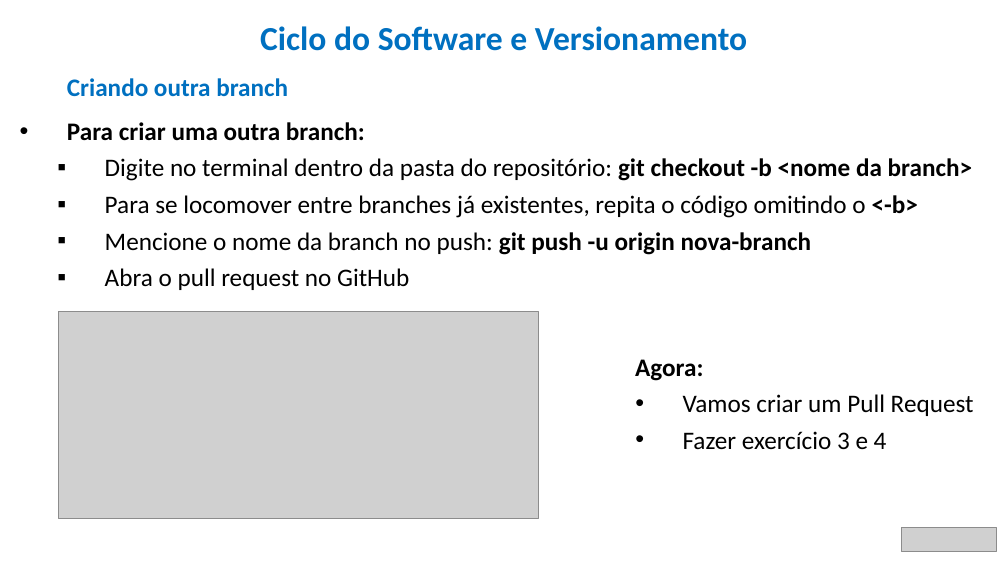
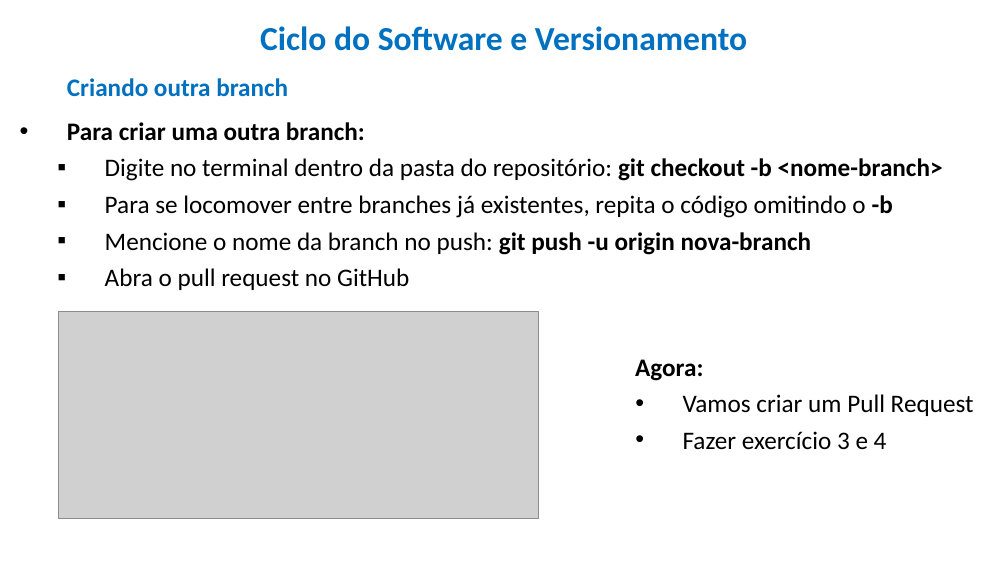
Before and after one commit to HenriqueDelegrego/ciclo-do-software-e-versionamento, a slide deck: slide 23 of 1) Ciclo do Software e Versionamento.pptx. Drawn at 1008x567 pixels with LibreOffice and Linux fonts; fonts in the diff are those of the drawing; grey boxes stand for pictures. Boxes give left, top, right and bottom in pixels: in the first picture for what was removed or moved away, otherwise in the second. Text is boxed around its words. In the diff, an @@ line names an element or a change of style, - is before the commit and + after.

```diff
--- a/1) Ciclo do Software e Versionamento.pptx
+++ b/1) Ciclo do Software e Versionamento.pptx
@@ text at (105,158,943,218): text changed @@
-    ▪ Digite no terminal dentro da pasta do repositório: git checkout -b <nome da branch>
-    ▪ Para se locomover entre branches já existentes, repita o código omitindo o <-b>
+    ▪ Digite no terminal dentro da pasta do repositório: git checkout -b <nome-branch>
+    ▪ Para se locomover entre branches já existentes, repita o código omitindo o -b
@@ picture removed at (901,527,997,551) @@
```
Also in this commit, not shown: 24 other slides changed, 1 slide added.
